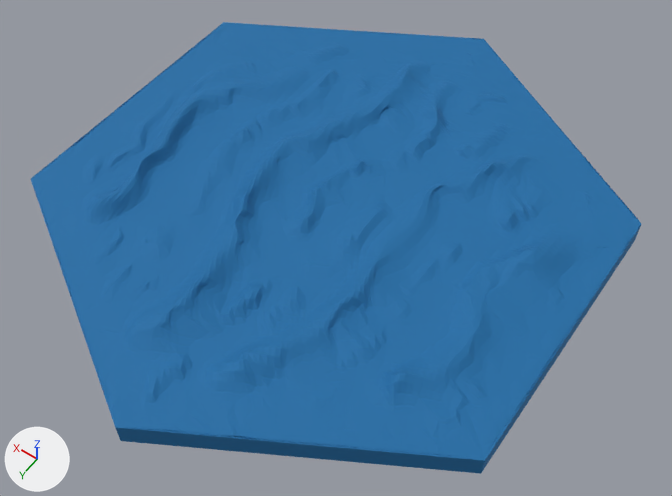
Before and after pictures for a commit that changed the glTF model public/assets/water.glb.
Before and after are seen from a 50 mm lens placed at (-7.4, 44.5, 88.0), pointed at (32.9, -12.0, -0.8). The axes (+X, +Y, +Z) are drawn at lower left. The lights are the same throughout. The first picture is the older version. Vertices at exactly the same position are counted once.

Objects in the first picture: 'water'.
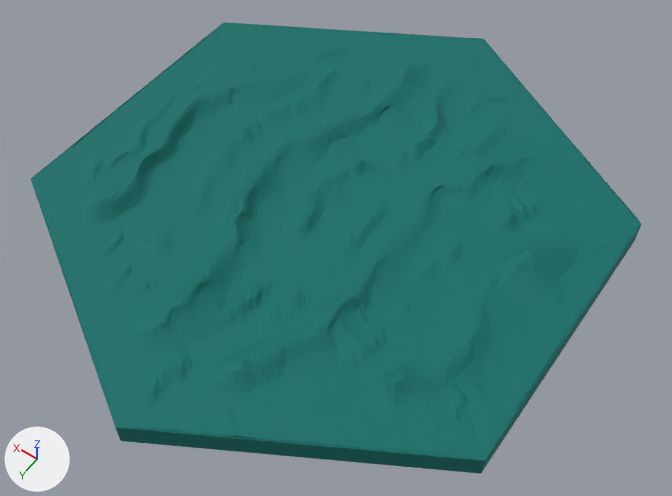
Pixel boxes (x1, y1, x2, y2) of what changed, in the pictures (672 x 496 px):
part 1 of me_water, recoloured (blue to dark cyan)
    both: (31, 22, 641, 474)

What changed in the scene script:
```text
Change me_water:
    where me_water.from_pydata(...)  # 11711 vertices, 23458 faces; spans x 3.9..68.0, y -52.0..21.9, z 0.0..4.9
    used by ob_water; location = (0.0, 0.0, 0.0)
    me_water part 1: 23458 faces centred in x 3.9..68.0, y -52.0..21.3, z 0.0..4.9 are repainted in the vertex colours; the middle colour goes from blue #1a6fa8 to dark cyan #00716b
```
